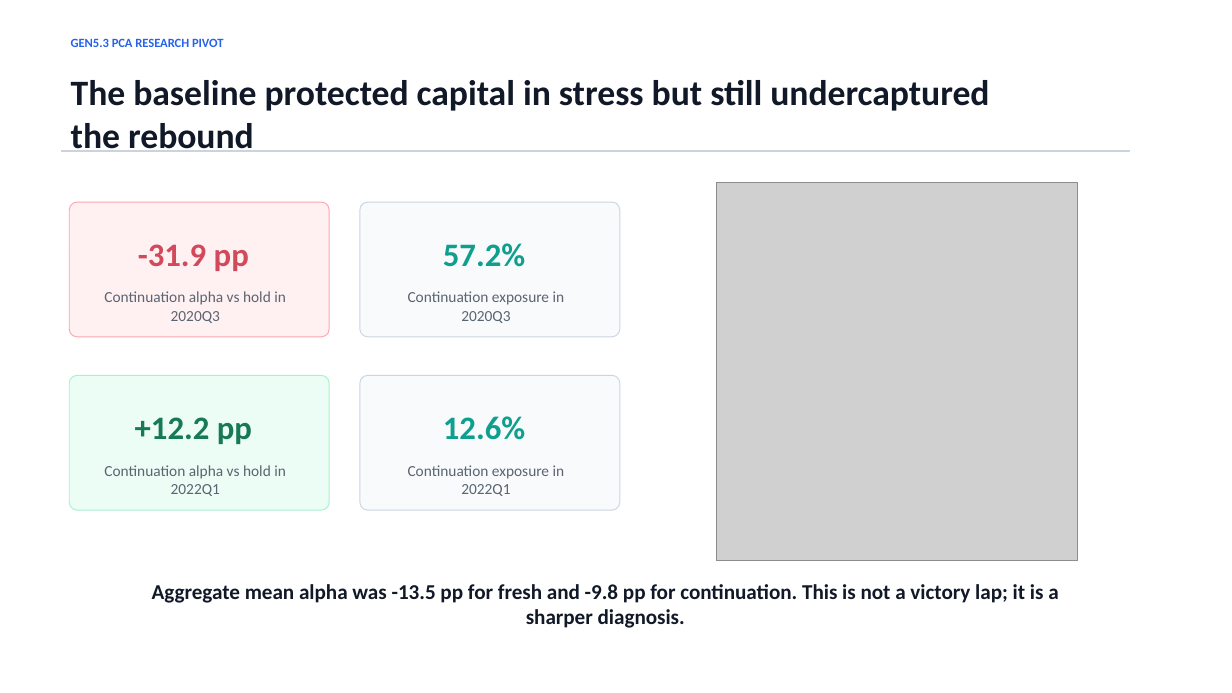
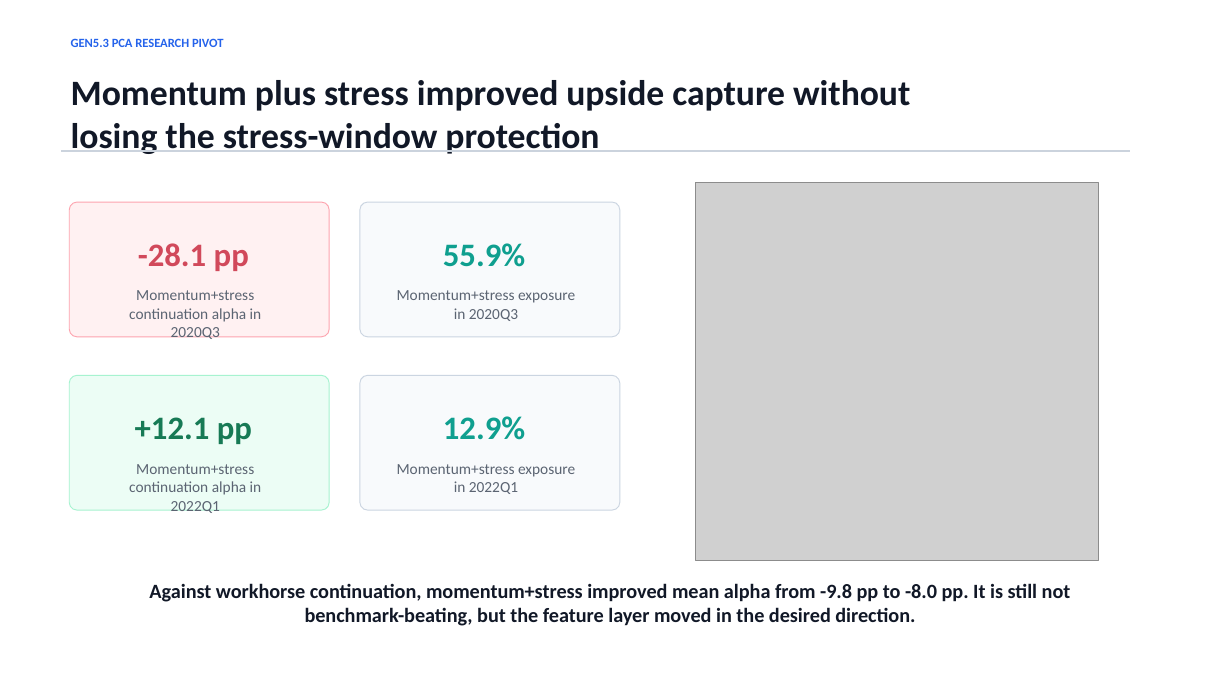
Before and after one commit to Francisc0Franc0/Time-Series-Modeling-Gen5, a slide deck: slide 12 of presentations/gen5_3_bull_momentum_specialist_plan.pptx (slide 11 before the commit). Drawn at 1232x693 pixels with LibreOffice and Linux fonts; fonts in the diff are those of the drawing; grey boxes stand for pictures. Boxes give left, top, right and bottom in pixels: in the first picture for what was removed or moved away, otherwise in the second. Text is boxed around its words. In the diff, an @@ line names an element or a change of style, - is before the commit and + after.

Commit message:
Add Gen5.3 momentum feature-set screen

```diff
--- a/presentations/gen5_3_bull_momentum_specialist_plan.pptx
+++ b/presentations/gen5_3_bull_momentum_specialist_plan.pptx
@@ text at [71, 80, 910, 154]: text changed @@
-The baseline protected capital in stress but still undercaptured the rebound
+Momentum plus stress improved upside capture without losing the stress-window protection
@@ picture: place and size @@
-picture at [717, 183, 1079, 560]
+picture at [696, 183, 1099, 560]
@@ text at [138, 243, 249, 271]: text changed @@
--31.9 pp
+-28.1 pp
@@ text at [443, 243, 525, 267]: text changed @@
-57.2%
+55.9%
@@ text at [129, 290, 262, 339]: text changed @@
-Continuation alpha vs hold in 2020Q3
+Momentum+stress continuation alpha in 2020Q3
@@ text at [397, 290, 575, 321]: text changed @@
-Continuation exposure in 2020Q3
+Momentum+stress exposure in 2020Q3
@@ text at [135, 417, 252, 444]: text changed @@
-+12.2 pp
++12.1 pp
@@ text at [443, 416, 525, 440]: text changed @@
-12.6%
+12.9%
@@ text at [129, 464, 262, 513]: text changed @@
-Continuation alpha vs hold in 2022Q1
+Momentum+stress continuation alpha in 2022Q1
@@ text at [397, 464, 575, 494]: text changed @@
-Continuation exposure in 2022Q1
+Momentum+stress exposure in 2022Q1
@@ text at [149, 583, 1071, 626]: text changed; size 16.5 to 15.8 pt @@
-Aggregate mean alpha was -13.5 pp for fresh and -9.8 pp for continuation. This is not a victory lap; it is a sharper diagnosis.
+Against workhorse continuation, momentum+stress improved mean alpha from -9.8 pp to -8.0 pp. It is still not benchmark-beating, but the feature layer moved in the desired direction.
```
Also in this commit, not shown: 3 other slides changed, 1 slide added, 8 other files.
